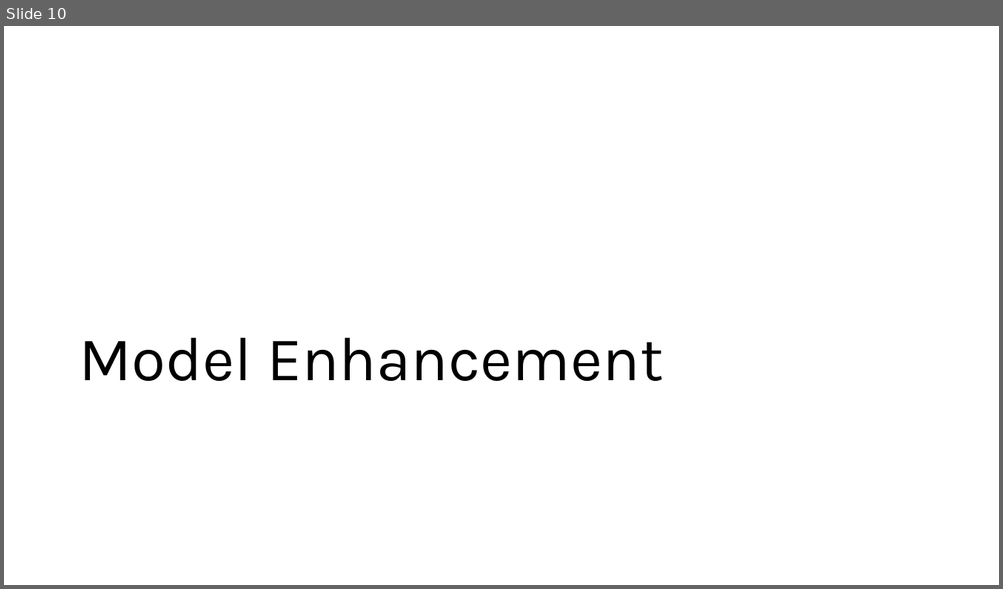
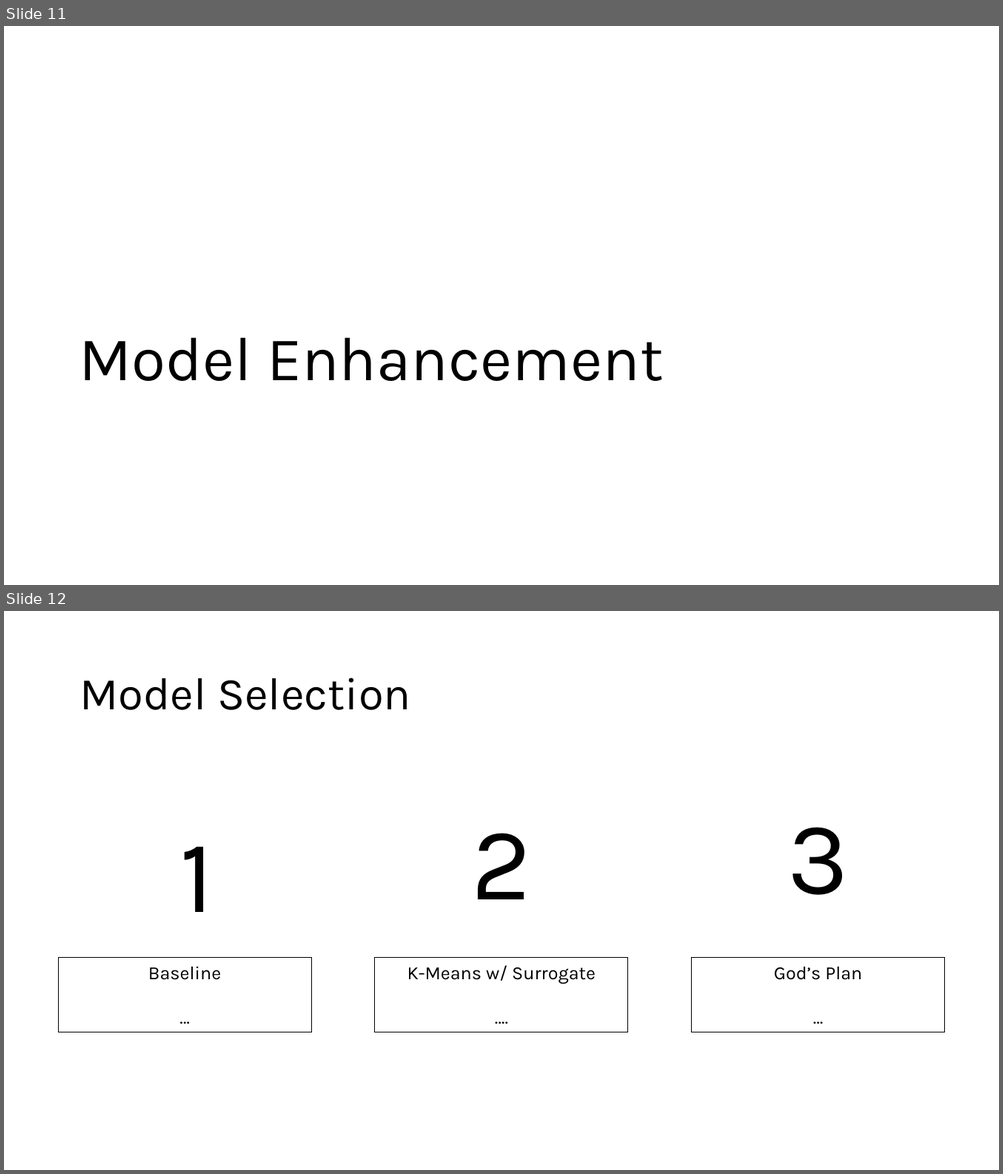
Before and after one commit to noahsta/datathon, a slide deck: docs/GroupPresentation.pptx. Shown one above the other, each under a label of ours: slide 10 before the commit, slides 11 and 12 after it. The pictures are 1003x589 and 1003x1174 pixels, drawn with LibreOffice and Linux fonts; fonts in the diff are those of the drawing. Boxes give left, top, right and bottom in pixels: in the first picture for what was removed or moved away, otherwise in the second. Text is boxed around its words. In the diff, an @@ line names an element or a change of style, - is before the commit and + after.

```diff
--- a/docs/GroupPresentation.pptx
+++ b/docs/GroupPresentation.pptx
@@ slide 12 added at <box>4,611,999,1170</box>, background #FFFFFF @@
@@ title added at <box>79,678,411,710</box>, 44 pt, text #000000 @@
+Model Selection
@@ text added at <box>788,827,849,895</box>, 100 pt, text #000000 @@
+3
@@ text added at <box>180,846,214,912</box>, 100 pt, text #000000 @@
+1
@@ text added at <box>471,833,531,900</box>, 100 pt, text #000000 @@
+2
@@ rectangle added at <box>59,957,311,1033</box>, outline #000000 0.75 pt, 18 pt, text #000000 @@
+Baseline
+…
@@ rectangle added at <box>375,957,628,1033</box>, outline #000000 0.75 pt, 18 pt, text #000000 @@
+K-Means w/ Surrogate
+….
@@ rectangle added at <box>691,957,944,1033</box>, outline #000000 0.75 pt, 18 pt, text #000000 @@
+God’s Plan
+…
@@ what was slide 10 is now slide 11 @@
```
Also in this commit, not shown: 7 slides changed, 2 other slides added, 1 slide removed, 3 other files.
